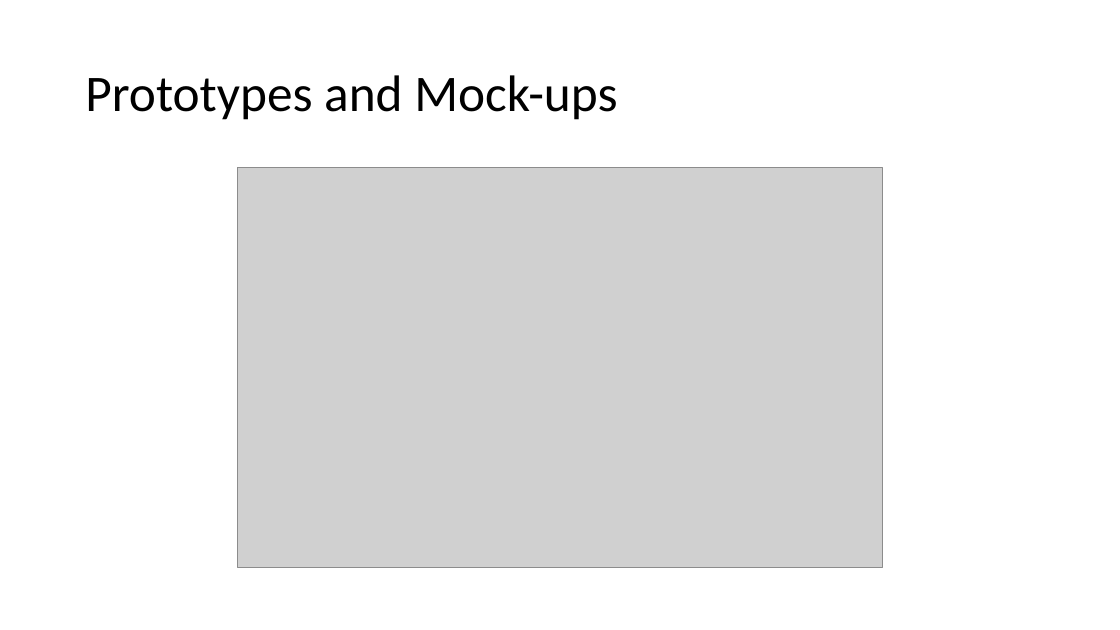
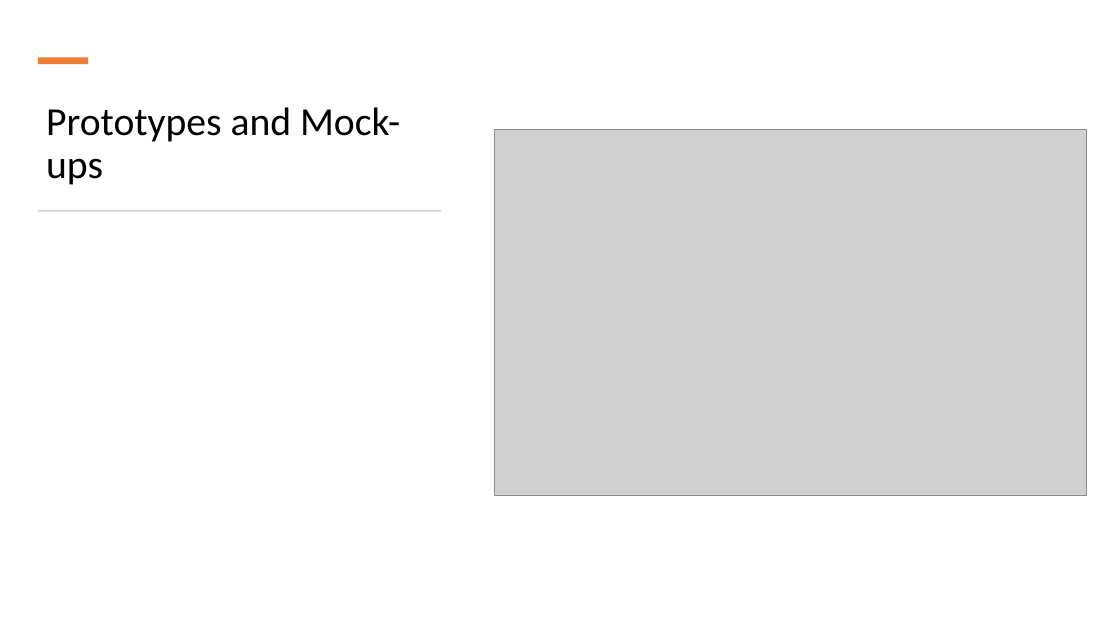
Before and after one commit to joelmichaelavery/Moffat-Bay, a slide deck: slide 9 of CSD460 CAPSTONE PRESENTATION.pptx. Drawn at 1120x630 pixels with LibreOffice and Linux fonts; fonts in the diff are those of the drawing; grey boxes stand for pictures. Boxes give left, top, right and bottom in pixels: in the first picture for what was removed or moved away, otherwise in the second. Text is boxed around its words. In the diff, an @@ line names an element or a change of style, - is before the commit and + after.

```diff
--- a/CSD460 CAPSTONE PRESENTATION.pptx
+++ b/CSD460 CAPSTONE PRESENTATION.pptx
@@ rectangle added at box(38, 57, 88, 64), fill #ED7D31 @@
@@ title "Prototypes and Mock-ups": place and size @@
-title "Prototypes and Mock-ups" at box(85, 75, 617, 120)
+title "Prototypes and Mock-ups" at box(46, 107, 400, 185)
@@ title "Prototypes and Mock-ups" at box(46, 107, 400, 185): size 44 to 34 pt; vertical alignment middle to bottom @@
@@ picture: place and size @@
-picture at box(238, 168, 882, 568)
+picture at box(495, 129, 1086, 497)
@@ rectangle added at box(38, 210, 441, 212), fill #D5D5D5 @@
```
Also in this commit, not shown: 14 other slides changed.
